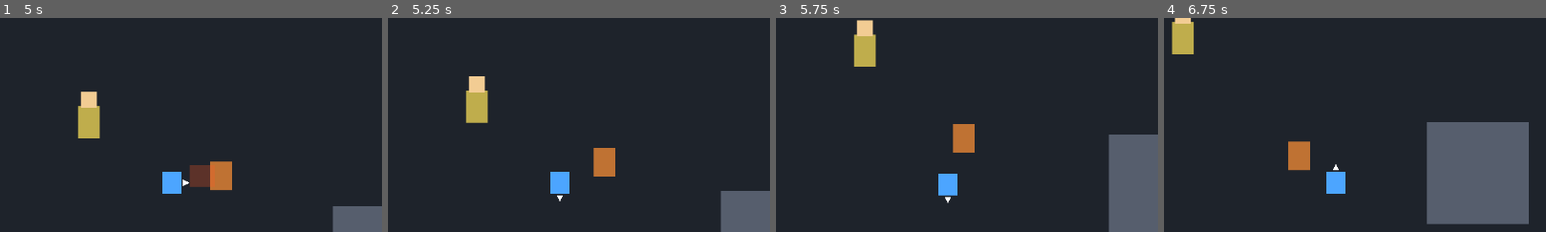
Above: before the commit, frames 1-4 (left to right).
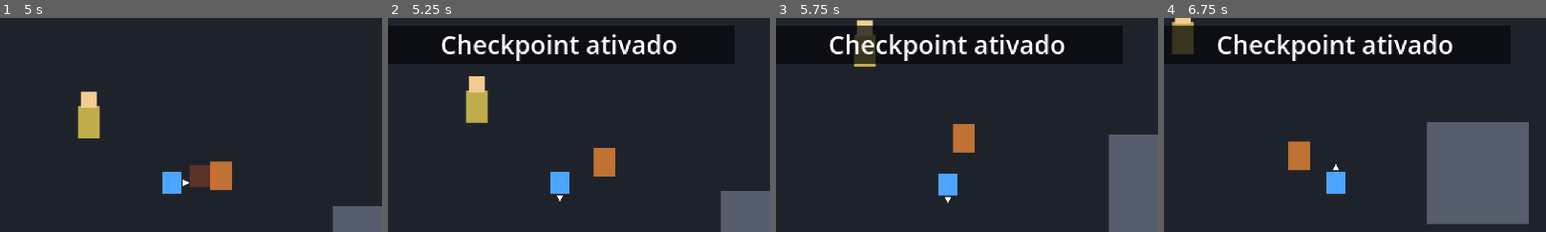
Above: after the commit, the same moments.

Repository: kikajima/dragonballsoullegacy
Game: Godot game, scene res://scenes/bootstrap/bootstrap.tscn
The game is run twice, just before and just after one commit, with the same random seed, the same clock (stepped at 60 frames per second) and the same inputs.
Inputs:
- Up to frame 1 (5 s): tap Enter (ui_accept) at 0.5, 0.77, 1.52, 3.02, 3.5, 3.77, 4.52 s; hold D (move_right) 0.53-1.28 s; tap J (attack) at 0.6 s; hold S (move_down) 1.28-2.03 s; tap Shift (block) at 1.35 s; hold D (move_right) 2.03-2.78 s; hold L (charge_ki) 2.03-2.78 s; hold W (move_up) 2.78-3.53 s; tap Space (dash) at 2.85 s; hold E (interact) 3.53-4.28 s; hold A (move_left) from 3.53 s (still down); tap K (ki_blast) at 4.35 s
- Up to frame 2 (5.25 s): release A (move_left) at 5.03 s; hold S (move_down) from 5.03 s (still down); tap I (kick) at 5.1 s
- Up to frame 3 (5.75 s): keep holding S (move_down)
- Up to frame 4 (6.75 s): release S (move_down) at 5.78 s; hold D (move_right) 5.78-6.53 s; tap J (attack) at 5.85 s; tap Enter (ui_accept) at 6.02 s; hold W (move_up) from 6.53 s (still down); hold Shift (block) from 6.53 s (still down)
The pictures show only the part of the screen within x 28-78%, y 12-61%; the shares and areas given below are measured in that part.

Frame 1 is identical in both runs. In frame 2, 2.4% of the frame differs, in the area x 14-76%, y 7-21%; in frame 3, 3.2%; in frame 4, 3.2%, in the area x 2-76%, y 3-21%.

Commit message:
feat: add checkpoint trigger to debug room

Diff:
--- a/scenes/debug/debug_room.tscn
+++ b/scenes/debug/debug_room.tscn
@@ -1,7 +1,8 @@
-[gd_scene load_steps=7 format=3]
+[gd_scene load_steps=8 format=3]
 
 [ext_resource type="PackedScene" path="res://actors/enemies/debug_goku_enemy.tscn" id="1_enemy"]
 [ext_resource type="PackedScene" path="res://actors/npcs/debug_mentor.tscn" id="2_mentor"]
+[ext_resource type="PackedScene" path="res://world/checkpoint_area.tscn" id="3_checkpoint"]
 
 [sub_resource type="RectangleShape2D" id="WallHorizontal"]
 size = Vector2(960, 16)
@@ -84,3 +85,7 @@
 
 [node name="DebugMentor" parent="." instance=ExtResource("2_mentor")]
 position = Vector2(175, 135)
+
+[node name="TrainingCheckpoint" parent="." instance=ExtResource("3_checkpoint")]
+position = Vector2(240, 205)
+checkpoint_id = &"training_room"
